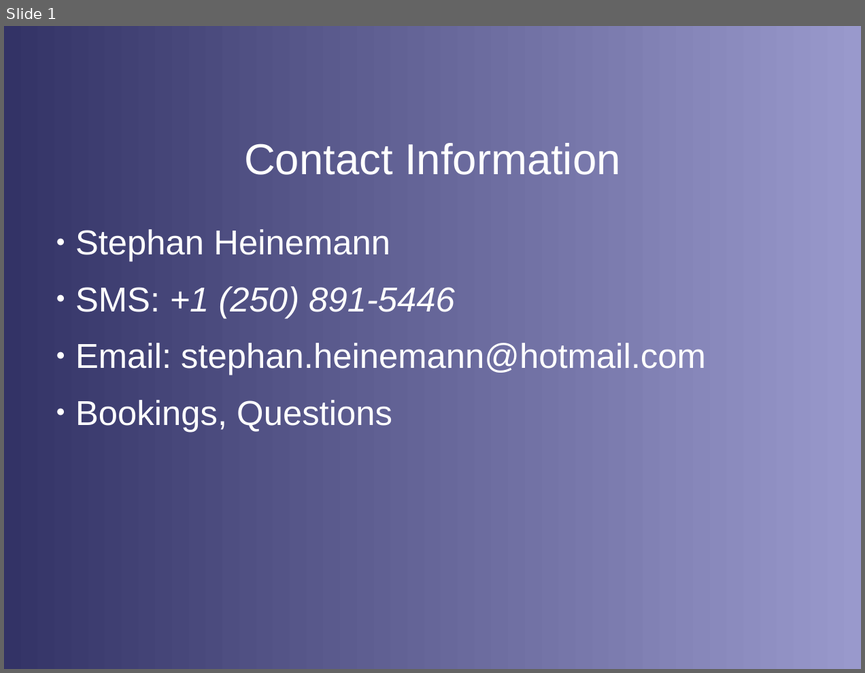
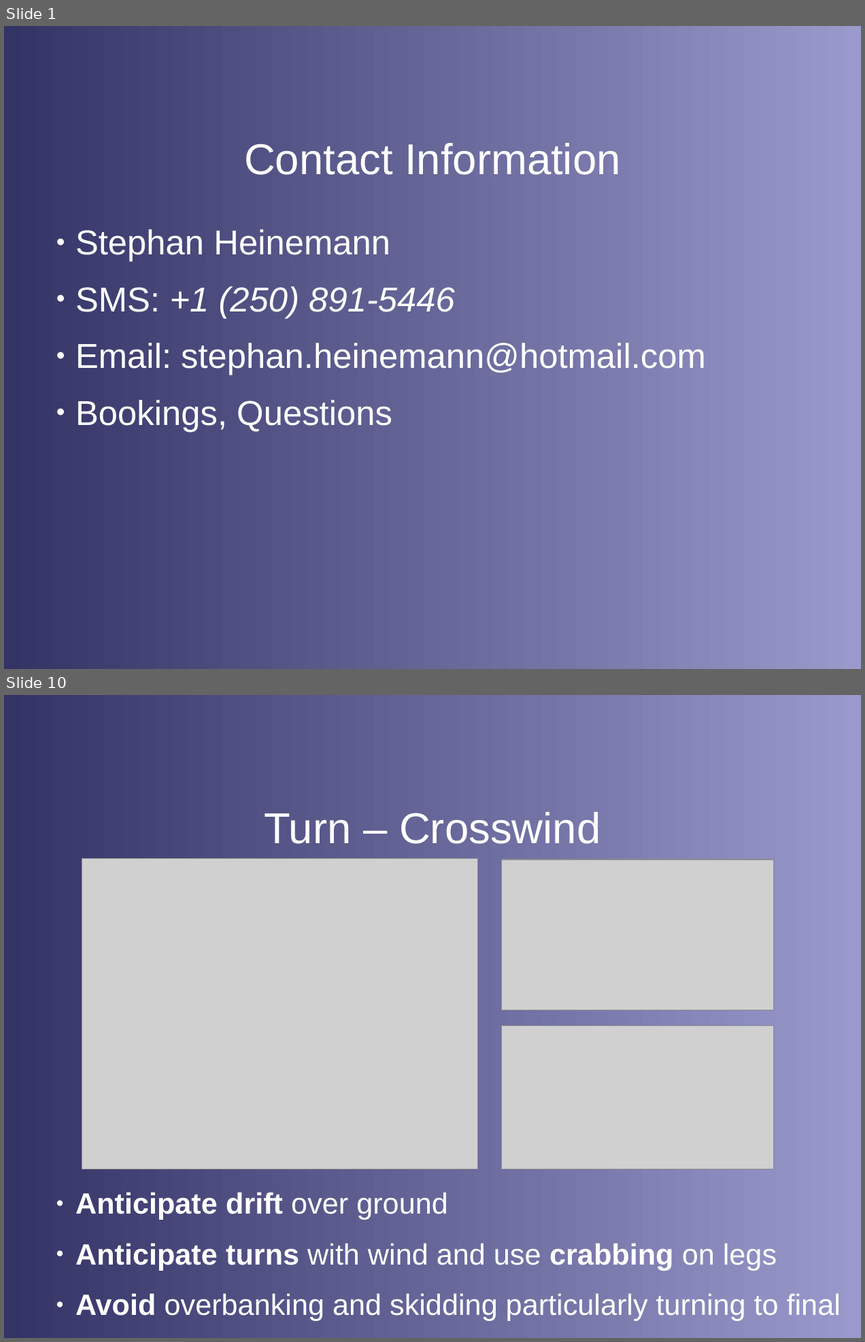
Before and after one commit to stephanheinemann/flight, a slide deck: FI/DriftIllusions/DriftIllusions.odp. Shown one above the other, each under a label of ours: slide 1 before the commit, slides 1 and 10 after it; the slides between them are not shown. The pictures are 865x673 and 865x1342 pixels, drawn with LibreOffice and Linux fonts; fonts in the diff are those of the drawing; grey boxes stand for pictures; background and template pictures are left out. Boxes give left, top, right and bottom in pixels: in the first picture for what was removed or moved away, otherwise in the second. Text is boxed around its words. In the diff, an @@ line names an element or a change of style, - is before the commit and + after.

```diff
--- a/FI/DriftIllusions/DriftIllusions.odp
+++ b/FI/DriftIllusions/DriftIllusions.odp
@@ slide 10 added at <box>4,695,861,1338</box>, background gradient #333366 to #9999CC @@
@@ title added at <box>264,812,600,844</box>, 40 pt, text #FFFFFF @@
+Turn – Crosswind
@@ picture added at <box>82,858,477,1169</box> @@
@@ picture added at <box>502,860,774,1011</box> @@
@@ picture added at <box>502,1025,774,1169</box> @@
@@ text added at <box>75,1192,840,1321</box>, 27.2 pt, text #FFFFFF @@
+● Anticipate drift over ground
+● Anticipate turns with wind and use crabbing on legs
+● Avoid overbanking and skidding particularly turning to final
```
Also in this commit, not shown: 4 slides changed, 8 other slides added, 14 slides removed, 18 other files.
